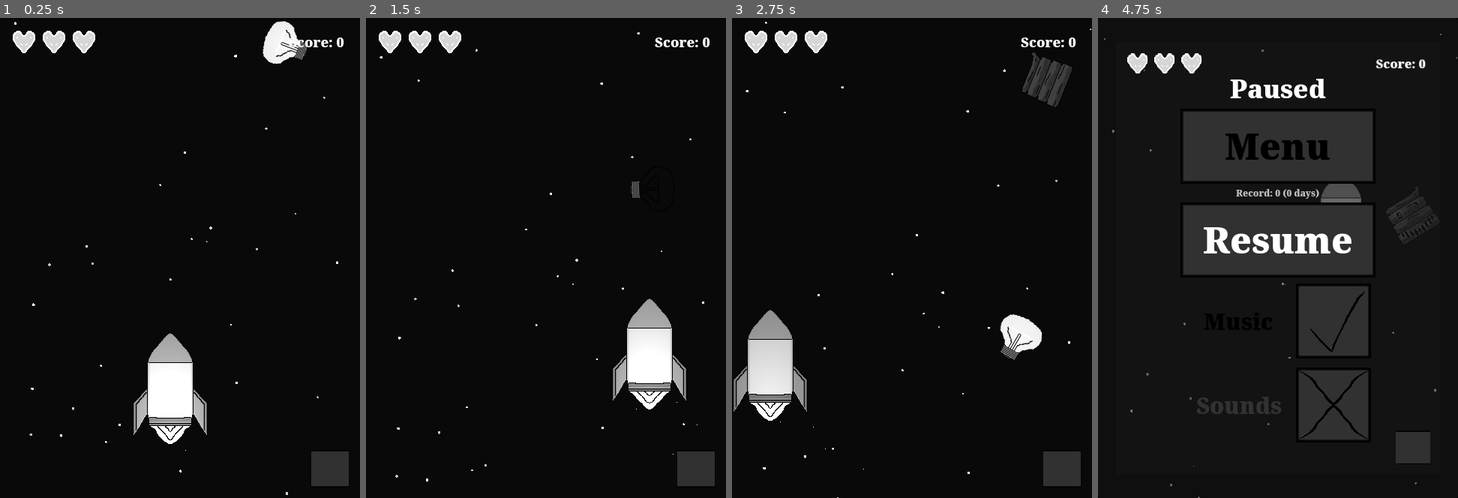
Above: before the commit, frames 1-4 (left to right).
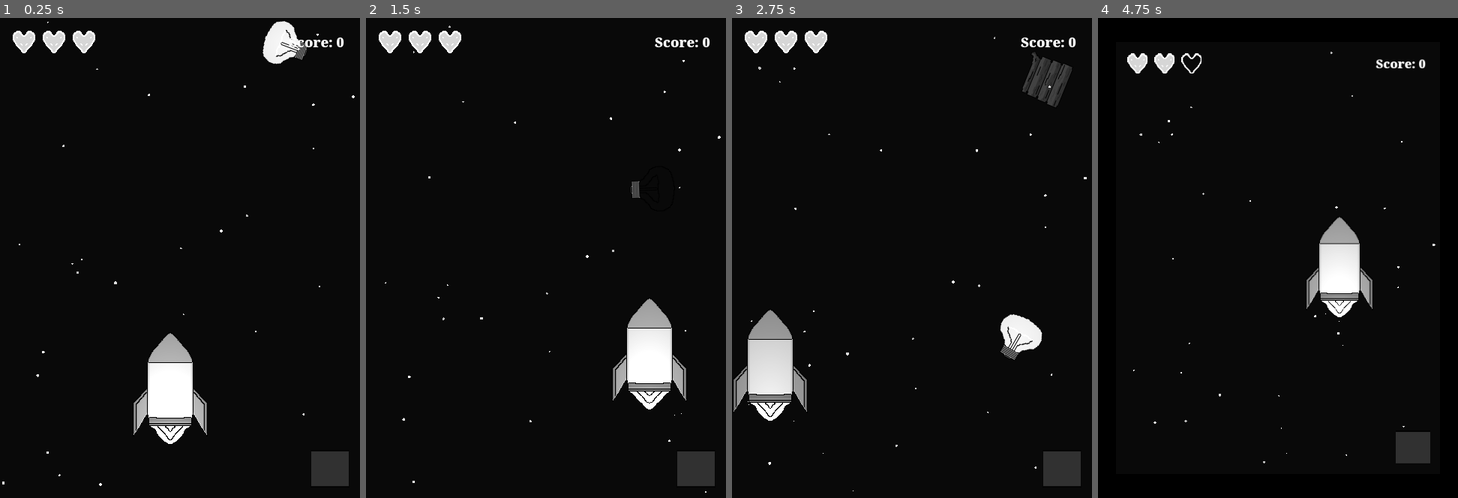
Above: after the commit, the same moments.

Repository: LazyMiB/Burnout-Pending
Game: Godot game, scene res://flow/flow.tscn
The game is run twice, just before and just after one commit, with the same random seed, the same clock (stepped at 60 frames per second) and the same inputs. This scene is started directly instead of the project's main scene. Sound files missing from this copy of the repository are replaced by a short silence.
Inputs (mouse positions are in pixels of both pictures, inside the frame that each line leads up to):
- Up to frame 1 (0.25 s): no input
- Up to frame 2 (1.5 s): move the mouse to (625, 234) at 0.52 s; hold Right (right) 0.53-1.25 s; tap Space (action) at 0.6 s; click (625, 234) at 0.67 s; tap Up (up) at 0.77 s; drag from (474, 282) to (528, 354) at 1.27 s
- Up to frame 3 (2.75 s): move the mouse to (948, 152) at 2.02 s; hold Left (left) from 2.03 s (still down); click (948, 152) at 2.1 s; tap Space (action) at 2.3 s
- Up to frame 4 (4.75 s): release Left (left) at 2.75 s; drag from (1260, 354) to (1170, 186) at 2.77 s; move the mouse to (1386, 330) at 3.52 s; hold Right (right) 3.53-4.25 s; hold - (zoom-out) 3.53-4.25 s; tap Up (up) at 3.77 s; tap Space (action) at 3.8 s; tap Escape (pause) at 4.15 s; click (1278, 406) at 4.25 s, where only the run before the commit has a clickable "Sounds"

The runs differ from the first frame. In frame 1, 0.1% of the frame differs, in the area x 0-99%, y 0-100%; in frame 2, 0.1%; in frame 3, 0.1%; in frame 4, 22%, in the area x 1-100%, y 3-100%.
Error after the commit: Invalid assignment of property or key 'pausawped' with value of type 'bool' on a base object of type 'SceneTree'. (res://flow/flow.gd:24)

Commit message:
fix window resize

Diff:
--- a/flow/flow.gd
+++ b/flow/flow.gd
@@ -12,11 +12,16 @@
 	RenderingServer.set_default_clear_color(Color("#000000"))
 	queue_redraw()
 	_global.on_play_sound.emit("start_flow", position)
+	get_window().size_changed.connect(_on_size_changed)
+
+
+func _on_size_changed():
+	queue_redraw()
 
 
 func _input(event):
 	if event.is_action_released("pause"):
-		get_tree().paused = true
+		get_tree().pausawped = true
 		$"Pause".show()
 
 
--- a/flow/flow.tscn
+++ b/flow/flow.tscn
@@ -27,7 +27,7 @@
 a = Vector2(0, 640)
 b = Vector2(480, 640)
 
-[node name="Node2D" type="Node2D" unique_id=1479517646]
+[node name="Flow" type="Node2D" unique_id=1479517646]
 light_mask = 2
 script = ExtResource("1_uf51a")
 
@@ -44,6 +44,18 @@
 
 [node name="CollisionShape2D4" type="CollisionShape2D" parent="Border" unique_id=2038642758]
 shape = SubResource("SegmentShape2D_76vpj")
+
+[node name="Player" parent="." unique_id=871058792 instance=ExtResource("7_l2wlr")]
+position = Vector2(227, 489)
+
+[node name="Entities" parent="." unique_id=102654340 instance=ExtResource("6_24jle")]
+entities_limit = 2
+spawn_time_min = 0.2
+difficulty_time = 30.0
+
+[node name="Sounds" parent="." unique_id=544841581 instance=ExtResource("12_jhf54")]
+
+[node name="Stars" parent="." unique_id=174312488 instance=ExtResource("4_kprc8")]
 
 [node name="Pause" parent="." unique_id=726105523 instance=ExtResource("5_py5fq")]
 layer = 4
@@ -94,23 +106,14 @@
 vertical_alignment = 1
 script = ExtResource("8_uu18g")
 
+[node name="Node2D" type="Node2D" parent="." unique_id=209377566]
+
 [node name="GameLayer" type="CanvasLayer" parent="." unique_id=59267117]
-
-[node name="Stars" parent="GameLayer" unique_id=174312488 instance=ExtResource("4_kprc8")]
-
-[node name="Entities" parent="GameLayer" unique_id=102654340 instance=ExtResource("6_24jle")]
-entities_limit = 2
-spawn_time_min = 0.2
-difficulty_time = 30.0
+follow_viewport_enabled = true
 
 [node name="PlayerLayer" type="CanvasLayer" parent="GameLayer" unique_id=821729792]
 layer = 2
 follow_viewport_enabled = true
 
-[node name="Player" parent="GameLayer/PlayerLayer" unique_id=871058792 instance=ExtResource("7_l2wlr")]
-position = Vector2(227, 489)
-
-[node name="Sounds" parent="GameLayer/PlayerLayer" unique_id=544841581 instance=ExtResource("12_jhf54")]
-
 [connection signal="pressed" from="HUD/PauseButton" to="." method="_on_pause_button_pressed"]
 [connection signal="timeout" from="HUD/Lifes/DeadTimer" to="HUD/Lifes" method="_on_dead_timer_timeout"]
--- a/flow/stars.gd
+++ b/flow/stars.gd
@@ -20,8 +20,6 @@
 @export var density := 1.0
 @export var amount_limit := 50
 @export var enabled := true
-@export var limit_x := 480
-@export var limit_y := 640
 
 var _stars = []
 
@@ -33,6 +31,11 @@
 func _ready():
 	_fill_stars()
 	queue_redraw()
+	get_window().size_changed.connect(_on_size_changed)
+
+
+func _exit_tree():
+	get_window().size_changed.disconnect(_on_size_changed)
 
 
 func _process(delta):
@@ -54,7 +57,7 @@
 		_stars.erase(star)
 	var in_start = true if _stars.size() else false
 	for i in range(for_remove.size()):
-		_stars.append(_make_random_star(in_start))
+		_stars.append(_get_random_star(in_start))
 	queue_redraw()
 
 
@@ -63,12 +66,17 @@
 		draw_circle(star.pos, star.size, star.color)
 
 
+func _on_size_changed():
+	_stars.clear()
+	_fill_stars()
+	queue_redraw()
+
+
 func _fill_stars():
-	var size: Vector2 = get_viewport().size
+	var size: Vector2 = get_viewport_rect().size
 	var amount = _calc_amount(size)
-	_stars.clear()
 	for i in amount:
-		var star = _make_random_star(false)
+		var star = _get_random_star(false)
 		_stars.append(star)
 
 
@@ -80,7 +88,7 @@
 	return amount
 
 
-func _make_random_star(in_start):
+func _get_random_star(in_start):
 	var size_star = randf_range(size_min, size_max)
 	var limit = _get_limit()
 	var x = randf_range(limit.min.x + size_star, limit.max.x - size_star)
@@ -98,10 +106,8 @@
 
 
 func _get_limit():
-	var center = get_viewport_rect().size / 2
-	var area = Vector2(limit_x, limit_y) / 2
 	var limit = {
-		"min": center - area,
-		"max": center + area
+		"min": Vector2.ZERO,
+		"max": get_viewport_rect().size
 	}
 	return limit
--- a/project.godot
+++ b/project.godot
@@ -37,9 +37,12 @@
 
 window/size/viewport_width=480
 window/size/viewport_height=640
-window/size/resizable=false
-window/size/maximize_disabled=true
+window/stretch/mode="viewport"
 window/handheld/orientation=1
+
+[editor]
+
+movie_writer/movie_file="/home/alex/code/godot/burnout-pending/dist/video.avi"
 
 [input]
 
Not shown, changed: export_presets.cfg
